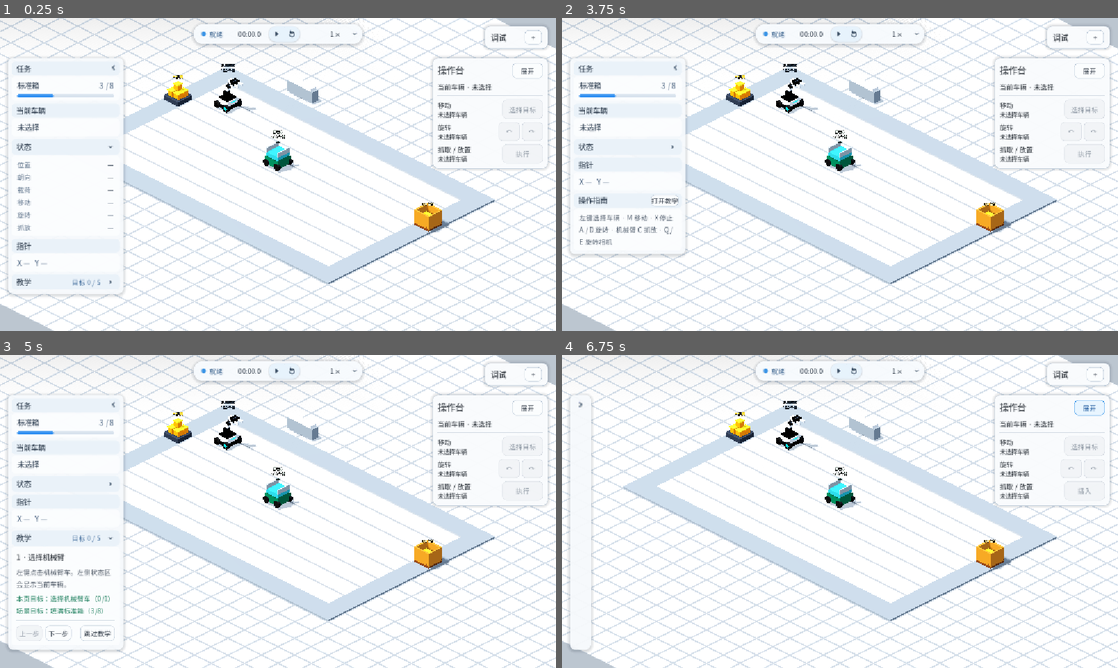
Above: before the commit, frames 1-4 (two rows, left to right).
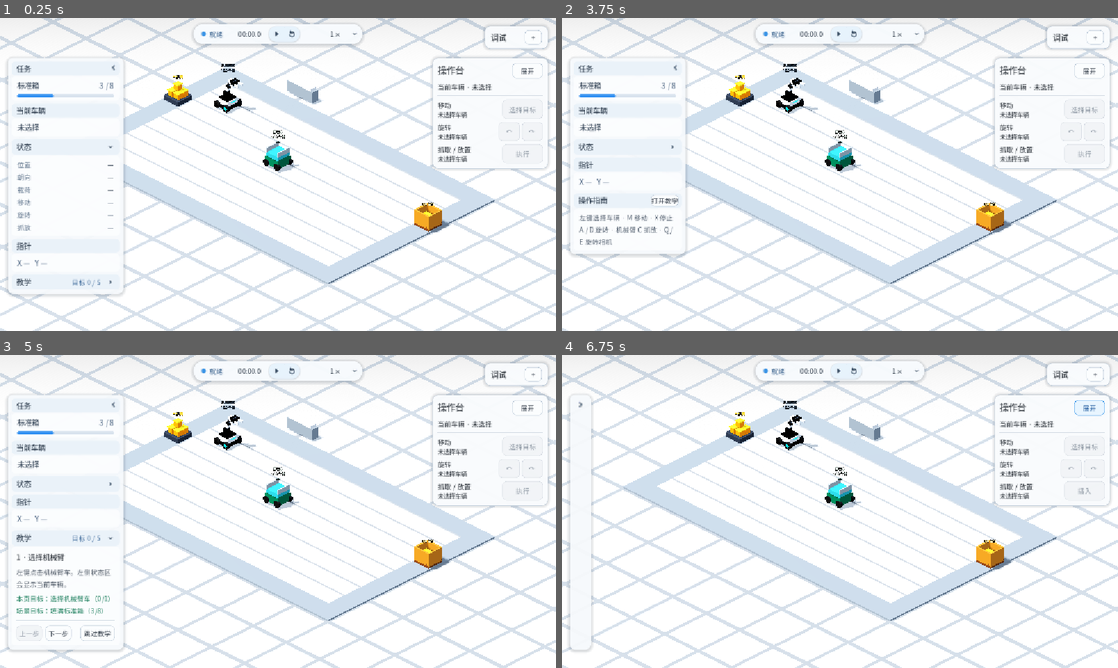
Above: after the commit, the same moments.

Repository: Ri0n72Y/automata
Game: Godot game, scene res://scenes/scene_01/scene_01_basic_packing.tscn
Two runs of this game, one before a commit and one after it. Both use one fixed random seed, a clock stepped at 60 frames per second and the inputs below.
Inputs (mouse positions are in pixels of both pictures, inside the frame that each line leads up to):
- Up to frame 1 (0.25 s): no input
- Up to frame 2 (3.75 s): click (673, 146) at 0.5 s; click (673, 199) at 1.27 s; click "下一步" at 2 s; click "上一步" at 2.75 s; click "跳过教学" at 3.5 s
- Up to frame 3 (5 s): click "打开教学" at 4.25 s
- Up to frame 4 (6.75 s): click (673, 405) at 5 s; click "展开" at 5.75 s; click "收起" at 6.5 s

The runs differ from the first frame. In frame 1, 10% of the frame differs, in the area x 0-100%, y 0-100%; in frame 2, 11%; in frame 3, 10%; in frame 4, 13%.

Commit message:
fix(scene-01): extend floor beyond camera view

Diff:
--- a/scenes/scene_01/components/scene_01_floor_backdrop.tscn
+++ b/scenes/scene_01/components/scene_01_floor_backdrop.tscn
@@ -3,7 +3,7 @@
 [ext_resource type="Material" path="res://scenes/scene_01/materials/floor_cross_backdrop.tres" id="1_floor"]
 
 [sub_resource type="PlaneMesh" id="FloorMesh"]
-size = Vector2(40, 32)
+size = Vector2(80, 80)
 material = ExtResource("1_floor")
 
 [node name="Scene01FloorBackdrop" type="MeshInstance3D"]
